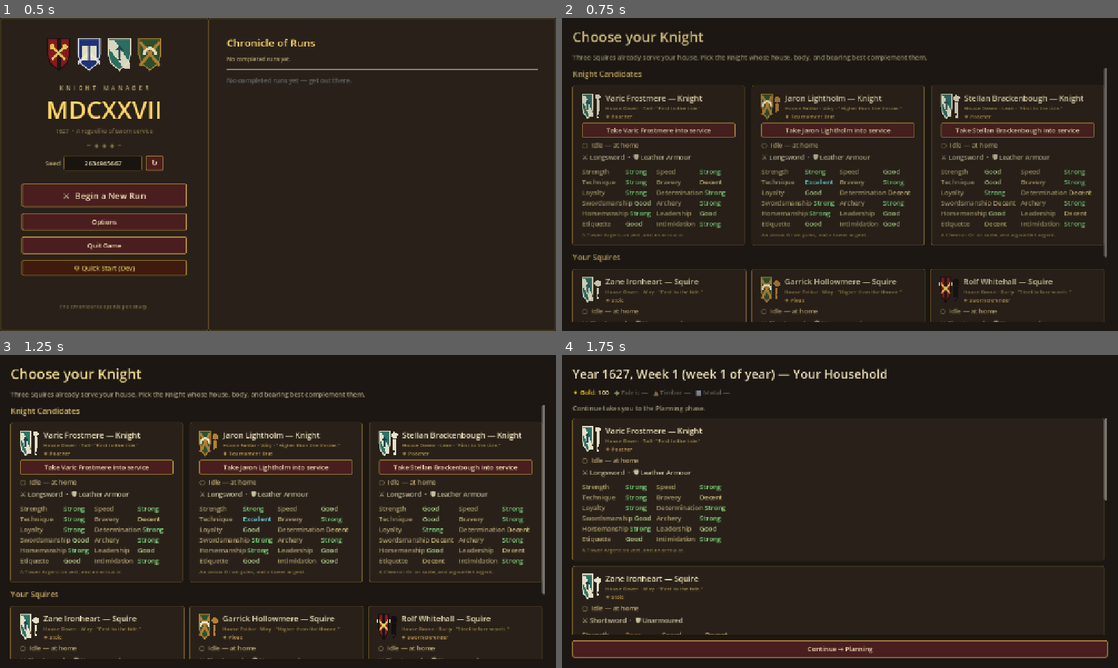
Above: before the commit, frames 1-4 (two rows, left to right).
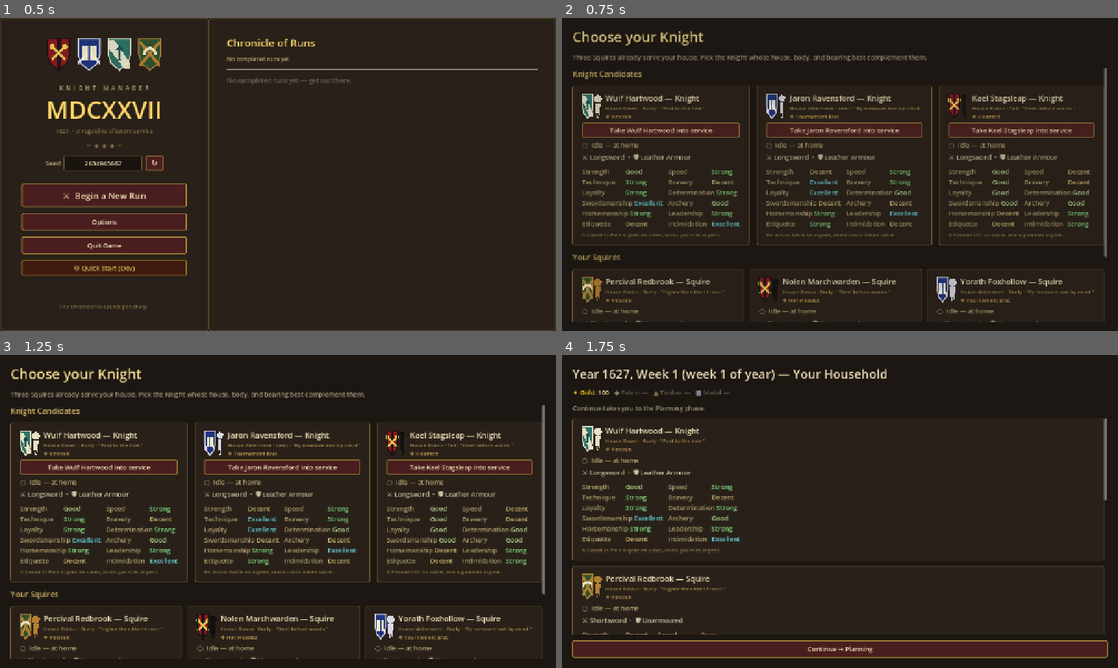
Above: after the commit, the same moments.

Repository: Jackz0Knight/KM27
Game: Godot game, scene res://scenes/Main.tscn
Same seed, same stepped clock (60 frames per second), same inputs: the game is played once before the commit and once after it.
Inputs (mouse positions are in pixels of both pictures, inside the frame that each line leads up to):
- Up to frame 1 (0.5 s): no input
- Up to frame 2 (0.75 s): click "⚔ Begin a New Run" at 0.5 s
- Up to frame 3 (1.25 s): no input
- Up to frame 4 (1.75 s): click (656, 467) at 1.25 s, where only the run before the commit has a clickable "Take Varic Frostmere into ser…"

Frame 1 is identical in both runs. In frame 2, 9.1% of the frame differs, in the area x 3-96%, y 21-98%; in frame 3, 9.6%; in frame 4, 1.9%.

Commit message:
feat(resources): gather formula with tile richness (§18.2)
First slice of the §18.2 resource pass — wires the gather yield formula
to per-resource bases and a new per-tile richness band, so where you
send the gather party actually matters.

- **MapTile.Richness** enum (POOR / AVERAGE / RICH) + `richness` field.
  Rolled deterministically at world-gen so the seed round-trips it
  without a save-format change.
- **WorldGenerator** rolls richness 30 / 50 / 20 for every tile (terrain-
  aligned bias deferred to Phase 8 tuning so the catalog stays simple).
- **Expedition.estimate_yield(tile, party_strength)** — new signature.
  `total = base[resource] × richness_mult × (1 + Σstrength/20) × duration`.
  Per-resource base values: logs 3, plant_fibres 4, copper_ore 2,
  iron_ore 2. Richness multipliers: Poor 0.5, Avg 1.0, Rich 1.5.
- **WorldMapView** tooltip surfaces the band on EXPLORED tiles:
  "Yields logs (Rich)". Hidden until scouted — gives Explore expeditions
  a real prize beyond knowledge-of-existence.

Tick + planning preview both threaded with the new signature.

https://claude.ai/code/session_015mU5CSmLPQHYYqJbqa5Fxb

Diff:
--- a/scripts/data/expedition.gd
+++ b/scripts/data/expedition.gd
@@ -14,8 +14,27 @@
 	Kind.GATHER: 3,
 }
 
-# Phase 5 yield formula: yield = base × (1 + Σstrength / 30). Base values are
-# placeholders per GDD §8 ("MVP baseline, tune from play").
+# Per-resource weekly base yield per GDD §18.2. The total yield over a gather
+# expedition is `base × richness_mult × (1 + Σstrength / STRENGTH_DIVISOR) ×
+# DURATION[GATHER]` — see `estimate_yield()`. Resources not in this dict yield
+# nothing from gather (T2+ comes from assault / story-event rewards).
+const BASE_YIELDS_PER_WEEK: Dictionary = {
+	"logs":         3,
+	"plant_fibres": 4,
+	"copper_ore":   2,
+	"iron_ore":     2,
+}
+
+const RICHNESS_MULT: Dictionary = {
+	MapTile.Richness.POOR:    0.5,
+	MapTile.Richness.AVERAGE: 1.0,
+	MapTile.Richness.RICH:    1.5,
+}
+
+const STRENGTH_DIVISOR: float = 20.0   # each Strength point = +5% weekly yield
+
+# Legacy constant kept so older save / dev paths that reference it don't
+# break; the new formula in `estimate_yield()` doesn't read it.
 const GATHER_BASE_YIELD: int = 4
 
 var id: int = 0
@@ -41,8 +60,23 @@
 	unit_ids = p_units.duplicate()
 
 
-static func estimate_yield(party_strength: int) -> int:
-	return roundi(float(GATHER_BASE_YIELD) * (1.0 + float(party_strength) / 30.0))
+# GDD §18.2 gather formula. Per-week yield scales with the resource's base
+# value, the tile's richness band, and the party's combined Strength, then
+# multiplies by the gather duration. Returns 0 for tiles that don't yield
+# anything (or unknown resources).
+static func estimate_yield(tile: MapTile, party_strength: int) -> int:
+	if tile == null:
+		return 0
+	var res_key: String = tile.gather_resource()
+	if res_key == "":
+		return 0
+	var base: int = int(BASE_YIELDS_PER_WEEK.get(res_key, 0))
+	if base <= 0:
+		return 0
+	var richness_mult: float = float(RICHNESS_MULT.get(tile.richness, 1.0))
+	var strength_mult: float = 1.0 + float(party_strength) / STRENGTH_DIVISOR
+	var weekly: float = float(base) * richness_mult * strength_mult
+	return roundi(weekly * float(DURATION[Kind.GATHER]))
 
 
 func kind_label() -> String:
--- a/scripts/data/map_tile.gd
+++ b/scripts/data/map_tile.gd
@@ -7,6 +7,11 @@
 
 enum Terrain { TOWN, VILLAGE, PLAINS, FOREST, HILLS, MOUNTAIN, BEACH, OCEAN }
 enum Knowledge { UNKNOWN, EXPLORED, EXPEDITION_ACTIVE }
+# Gather-yield band per GDD §18.2. Rolled deterministically at world-gen (so
+# it round-trips through the seed without an extra save field), surfaced on
+# the tile tooltip only after the tile is EXPLORED — gives scout expeditions
+# a real prize beyond "knowledge of existence".
+enum Richness { POOR, AVERAGE, RICH }
 
 
 # Derived fog state — true when the tile is still UNKNOWN but borders at least
@@ -32,6 +37,7 @@
 var y: int = 0
 var terrain: Terrain = Terrain.PLAINS
 var knowledge: Knowledge = Knowledge.UNKNOWN
+var richness: Richness = Richness.AVERAGE   # default Average; world-gen rolls it
 var castle: Castle = null
 var active_expedition: Expedition = null   # null when no expedition is targeting this tile
 
@@ -40,6 +46,19 @@
 	x = p_x
 	y = p_y
 	terrain = p_terrain
+
+
+# Display label for the richness band — feeds the tile tooltip on EXPLORED
+# tiles. Returns "" for tiles that don't yield anything to gather (Town,
+# Village, Ocean), so the tooltip omits the line entirely.
+func richness_label() -> String:
+	if gather_resource() == "":
+		return ""
+	match richness:
+		Richness.POOR: return "Poor"
+		Richness.AVERAGE: return "Average"
+		Richness.RICH: return "Rich"
+	return ""
 
 
 # "" when the tile has no gather yield (Town, Village, Hills, Ocean).
--- a/scripts/data/world_generator.gd
+++ b/scripts/data/world_generator.gd
@@ -59,7 +59,20 @@
 				terrain = MapTile.Terrain.TOWN
 			else:
 				terrain = WILDERNESS_TERRAINS[RNG.randi_range(0, WILDERNESS_TERRAINS.size() - 1)]
-			col.append(MapTile.new(x, y, terrain))
+			var tile := MapTile.new(x, y, terrain)
+			# Roll gather richness per GDD §18.2. 30 / 50 / 20 (Poor / Avg / Rich)
+			# for every tile, regardless of whether it yields anything — rolling
+			# unconditionally keeps the seeded RNG stream deterministic across
+			# code paths that later check `gather_resource()`. Terrain-aligned
+			# bias is left for a Phase 8 tuning pass.
+			var r: int = RNG.randi_range(0, 99)
+			if r < 30:
+				tile.richness = MapTile.Richness.POOR
+			elif r < 80:
+				tile.richness = MapTile.Richness.AVERAGE
+			else:
+				tile.richness = MapTile.Richness.RICH
+			col.append(tile)
 		world.tiles.append(col)
 
 
--- a/scripts/screens/planning.gd
+++ b/scripts/screens/planning.gd
@@ -992,7 +992,7 @@
 						var u: Unit = GameState.find_unit(uid)
 						if u != null:
 							party_strength += u.stats.strength
-					var est_amount: int = Expedition.estimate_yield(party_strength)
+					var est_amount: int = Expedition.estimate_yield(tile, party_strength)
 					var entry: Dictionary = ResourceDB.RESOURCES.get(res_key, {})
 					var res_name: String = entry.get("name", res_key)
 					var yield_lbl := Label.new()
--- a/scripts/systems/tick.gd
+++ b/scripts/systems/tick.gd
@@ -164,7 +164,7 @@
 					var u: Unit = gs.find_unit(uid)
 					if u != null:
 						party_strength += u.stats.strength
-				var amount: int = Expedition.estimate_yield(party_strength)
+				var amount: int = Expedition.estimate_yield(tile, party_strength)
 				gs.inventory[res_key] = gs.inventory.get(res_key, 0) + amount
 				info["yield_resource"] = res_key
 				info["yield_amount"] = amount
--- a/scripts/ui/world_map_view.gd
+++ b/scripts/ui/world_map_view.gd
@@ -129,7 +129,11 @@
 		bits.append("Castle diff=%d" % tile.castle.difficulty)
 	var res: String = tile.gather_resource()
 	if res != "":
-		bits.append("Yields %s" % res)
+		var richness: String = tile.richness_label()
+		if richness != "":
+			bits.append("Yields %s (%s)" % [res, richness])
+		else:
+			bits.append("Yields %s" % res)
 	if tile.active_expedition != null:
 		bits.append("Active: %s (%dw)" % [
 			tile.active_expedition.kind_label(),
